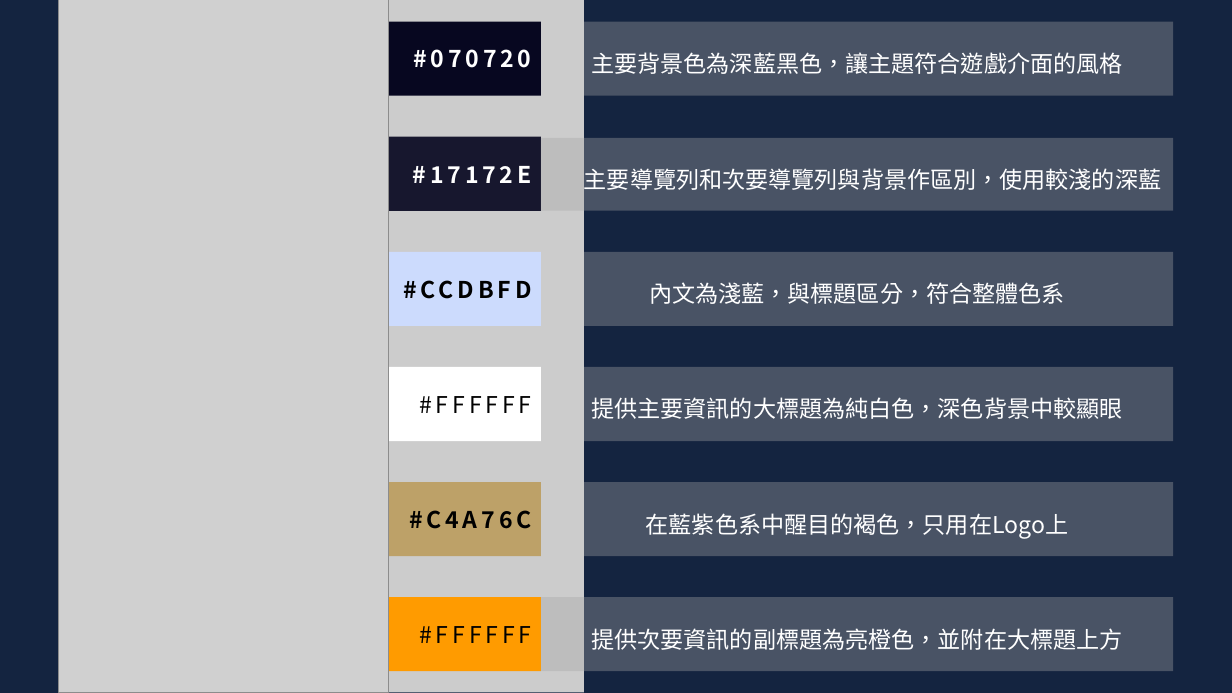
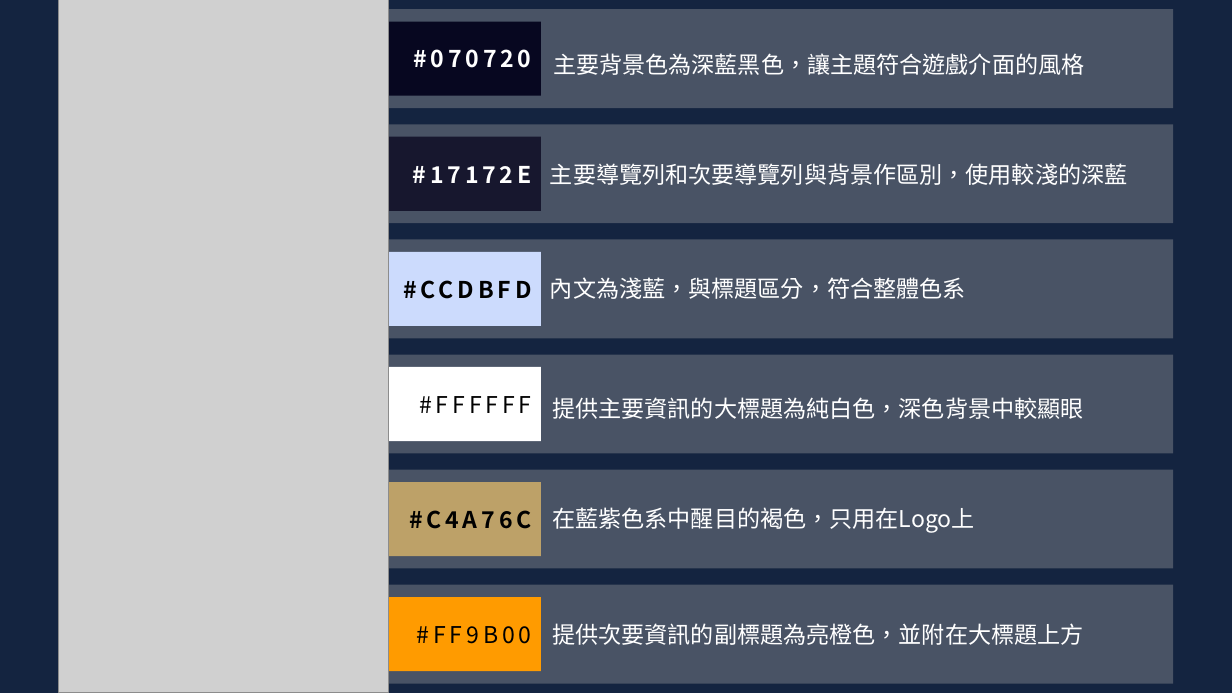
Before and after one commit to leonasdev/WebMidProject, a slide deck: slide 10 of 企劃書.pptx. Drawn at 1232x693 pixels with LibreOffice and Linux fonts; fonts in the diff are those of the drawing; grey boxes stand for pictures. Boxes give left, top, right and bottom in pixels: in the first picture for what was removed or moved away, otherwise in the second. Text is boxed around its words. In the diff, an @@ line names an element or a change of style, - is before the commit and + after.

Commit message:
剩字體、截圖

```diff
--- a/企劃書.pptx
+++ b/企劃書.pptx
@@ rectangle removed at [262, 0, 584, 693] @@
@@ rectangle added at [388, 9, 1174, 108], fill #A5A5A5 at 37% opacity @@
@@ text "主要背景色為深藍黑色，讓主題符合遊戲介面的風格": place and size @@
-text "主要背景色為深藍黑色，讓主題符合遊戲介面的風格" at [541, 21, 1173, 95]
+text "主要背景色為深藍黑色，讓主題符合遊戲介面的風格" at [553, 53, 1084, 75]
@@ text "主要背景色為深藍黑色，讓主題符合遊戲介面的風格" at [553, 53, 1084, 75]: vertical alignment middle to top; fill #A5A5A5 at 37% opacity to none @@
@@ rectangle added at [388, 125, 1174, 224], fill #A5A5A5 at 37% opacity @@
@@ text "主要導覽列和次要導覽列與背景作區別，使用較淺的深藍": place and size @@
-text "主要導覽列和次要導覽列與背景作區別，使用較淺的深藍" at [541, 138, 1173, 211]
+text "主要導覽列和次要導覽列與背景作區別，使用較淺的深藍" at [550, 163, 1127, 185]
@@ text "主要導覽列和次要導覽列與背景作區別，使用較淺的深藍" at [550, 163, 1127, 185]: alignment right to left; line spacing 1.5 to 1; vertical alignment middle to top; fill #A5A5A5 at 37% opacity to none @@
@@ rectangle added at [388, 239, 1174, 338], fill #A5A5A5 at 37% opacity @@
@@ line spacing 1.5 to 1; vertical alignment middle to top; fill #A5A5A5 at 37% opacity to none in 3 elements at [552, 623, 1083, 645], [552, 507, 975, 532], [550, 277, 966, 299] @@
@@ text "內文為淺藍，與標題區分，符合整體色系": place and size @@
-text "內文為淺藍，與標題區分，符合整體色系" at [541, 252, 1173, 326]
+text "內文為淺藍，與標題區分，符合整體色系" at [550, 277, 966, 299]
@@ rectangle added at [388, 355, 1174, 454], fill #A5A5A5 at 37% opacity @@
@@ text "提供主要資訊的大標題為純白色，深色背景中較顯眼": place and size @@
-text "提供主要資訊的大標題為純白色，深色背景中較顯眼" at [541, 367, 1173, 441]
+text "提供主要資訊的大標題為純白色，深色背景中較顯眼" at [552, 397, 1083, 419]
@@ text "提供主要資訊的大標題為純白色，深色背景中較顯眼" at [552, 397, 1083, 419]: alignment centre to left; line spacing 1.5 to 1; vertical alignment middle to top; fill #A5A5A5 at 37% opacity to none @@
@@ rectangle added at [388, 470, 1174, 568], fill #A5A5A5 at 37% opacity @@
@@ text "在藍紫色系中醒目的褐色，只用在Logo上": place and size @@
-text "在藍紫色系中醒目的褐色，只用在Logo上" at [541, 482, 1173, 556]
+text "在藍紫色系中醒目的褐色，只用在Logo上" at [552, 507, 975, 532]
@@ rectangle added at [388, 585, 1174, 684], fill #A5A5A5 at 37% opacity @@
@@ text in rectangle at [419, 626, 531, 643]: text changed @@
-#FFFFFF
+#FF9B00
@@ text "提供次要資訊的副標題為亮橙色，並附在大標題上方": place and size @@
-text "提供次要資訊的副標題為亮橙色，並附在大標題上方" at [541, 597, 1173, 671]
+text "提供次要資訊的副標題為亮橙色，並附在大標題上方" at [552, 623, 1083, 645]
```
